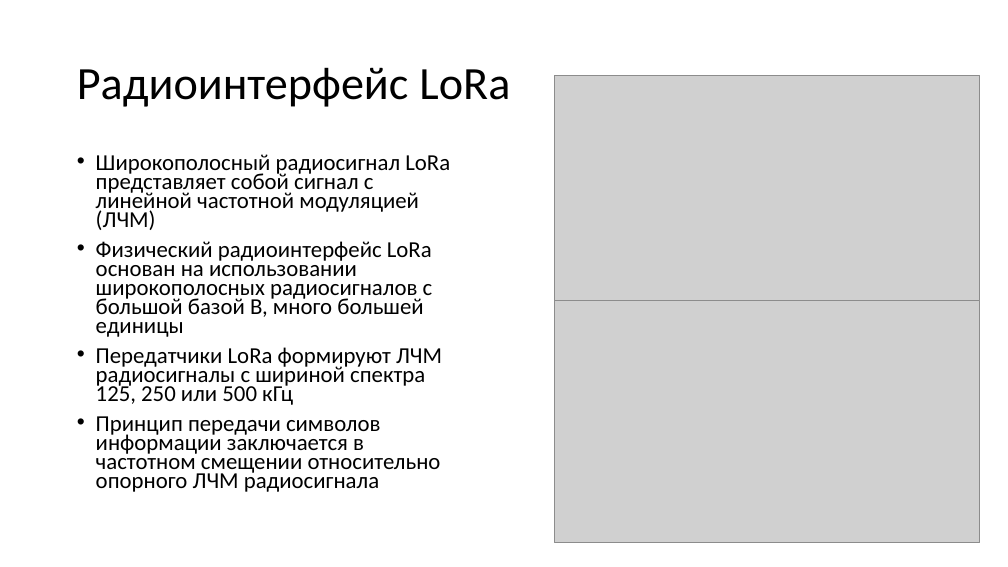
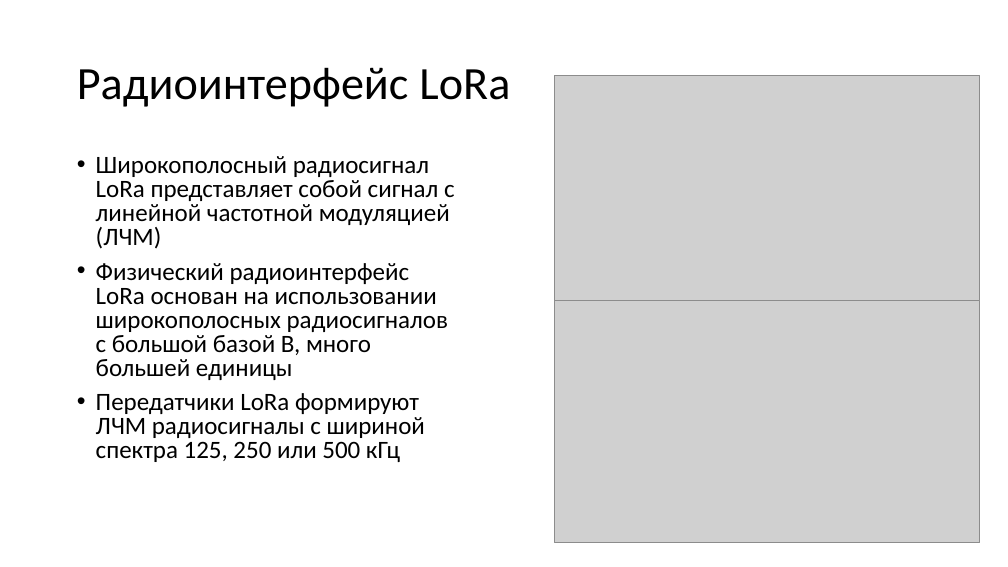
Before and after one commit to wei-blip/diploma, a slide deck: slide 4 of предзащита.pptx. Drawn at 1008x567 pixels with LibreOffice and Linux fonts; fonts in the diff are those of the drawing; grey boxes stand for pictures. Boxes give left, top, right and bottom in pixels: in the first picture for what was removed or moved away, otherwise in the second. Text is boxed around its words. In the diff, an @@ line names an element or a change of style, - is before the commit and + after.

```diff
--- a/предзащита.pptx
+++ b/предзащита.pptx
@@ text "Широкополосный радиосигнал LoRa представляет собой ..." at [96, 156, 455, 462]: size 21.7 to 23.8 pt; line spacing 0.7 to 0.8 @@
@@ text at [96, 416, 441, 492]: paragraph removed @@
-• Принцип передачи символов информации заключается в частотном смещении относительно опорного ЛЧМ радиосигнала
```
Also in this commit, not shown: 7 other slides changed, 6 slides added, 2 slides removed, 4 other files.
